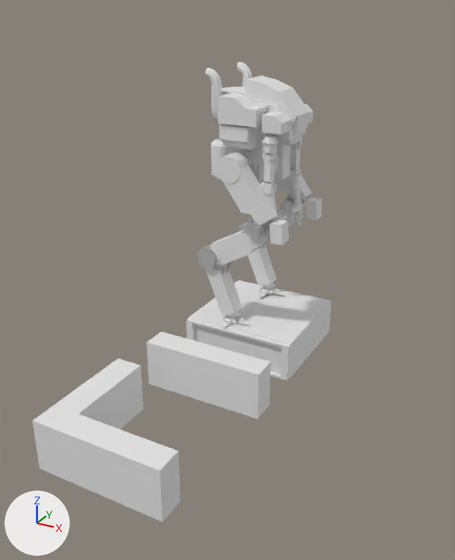
Before and after pictures for a commit that changed the Blender file BlenderAssets/FConMiddleSection.blend.
Both versions are drawn from a camera (50 mm lens) standing at (4.72, -6.91, 8.87) and looking at (-3.24, 7.57, 1.63). Every picture has the same lights, and +X, +Y and +Z are marked at lower left.

The older version as bpy lines, for what is in view:
```python
me_cube = bpy.data.meshes.new('Cube')
me_cube.from_pydata(...)  # 68 vertices, 66 faces; spans x -1.0..1.0, y -1.0..1.0, z -1.05..1.05
me_cube.materials.append(mat_material)  # white #e7e7e7
me_cube_002 = bpy.data.meshes.new('Cube.002')
me_cube_002.from_pydata(...)  # a box spanning x -1.0..1.0, y -1.0..1.0, z -1.0..1.0
me_cube_003 = bpy.data.meshes.new('Cube.003')
me_cube_003.from_pydata(...)  # 16 vertices, 14 faces; spans x -1.0..1.0, y -1.0..7.95, z -1.0..1.0
me_cylinder_007 = bpy.data.meshes.new('Cylinder.007')
me_cylinder_007.from_pydata(...)  # 2236 vertices, 1805 faces; spans x -1.3..1.45, y -1.42..0.95, z 0.0..6.15
ob_cube = bpy.data.objects.new('Cube', me_cube)
ob_cube.location = (-1.82, 6.85, 0.85)
ob_cube.scale = (1.45, 1.47, 0.477)
ob_cube_002 = bpy.data.objects.new('Cube.002', me_cube_002)
ob_cube_002.location = (-1.68, 3.76, 1.08)
ob_cube_002.scale = (1.45, 0.3, 0.57)
ob_cube_003 = bpy.data.objects.new('Cube.003', me_cube_003)
ob_cube_003.location = (-1.81, 0.25, 1.08)
ob_cube_003.scale = (1.45, 0.291, 0.57)
ob_skm_mech = bpy.data.objects.new('SKM_Mech', me_cylinder_007)
ob_skm_mech.location = (-2.12, 6.86, 1.4)
ob_skm_mech.rotation_euler = (0.00449, -0.0172, 1.545)  # degrees (0.3, -1, 89)
_m = ob_skm_mech.modifiers.new('Mirror', 'MIRROR')
_m.use_clip = True
```
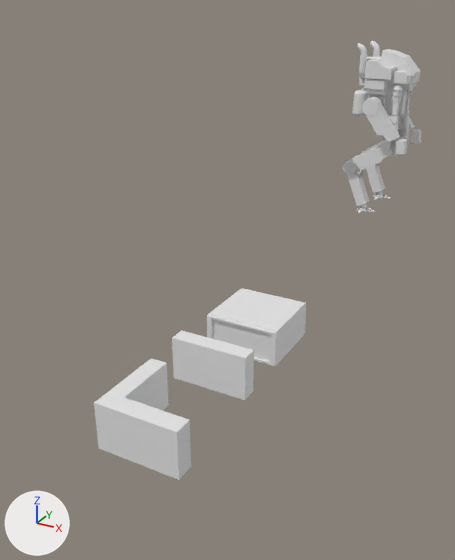
Boxes (x1, y1, x2, y2) around the edits, measured in the pictures (455 x 560 px):
'SKM_Mech', moved: before (196, 62, 322, 328); after (342, 41, 421, 213)
'Cube.003', moved, rescaled (34% narrower, 25% shorter): before (33, 359, 180, 522); after (94, 358, 191, 480)
'Cube', moved, rescaled (31% narrower, 22% shorter): before (186, 280, 331, 380); after (207, 288, 307, 366)
'Cube.002', moved, rescaled (34% narrower, 19% shorter): before (147, 332, 271, 419); after (172, 330, 254, 400)

Patch to the scene script:
```diff
--- a/BlenderAssets/FConMiddleSection.blend.py
+++ b/BlenderAssets/FConMiddleSection.blend.py
@@ ob_cube @@
 ob_cube = bpy.data.objects.new('Cube', me_cube)
-ob_cube.location = (-1.82, 6.85, 0.85)
-ob_cube.scale = (1.45, 1.47, 0.477)
+ob_cube.location = (-1.92, 6.85, 0.85)
+ob_cube.scale = (1.0, 1.0, 0.477)
@@ ob_skm_mech @@
 ob_skm_mech = bpy.data.objects.new('SKM_Mech', me_cylinder_007)
-ob_skm_mech.location = (-2.12, 6.86, 1.4)
+ob_skm_mech.location = (-2.12, 17.69, 1.4)
 ob_skm_mech.rotation_euler = (0.00449, -0.0172, 1.545)  # degrees (0.3, -1, 89)
@@ ob_cube_002 @@
 ob_cube_002 = bpy.data.objects.new('Cube.002', me_cube_002)
-ob_cube_002.location = (-1.68, 3.76, 1.08)
-ob_cube_002.scale = (1.45, 0.3, 0.57)
+ob_cube_002.location = (-1.93, 4.43, 0.89)
+ob_cube_002.scale = (1.0, 0.215, 0.57)
@@ ob_cube_003 @@
 ob_cube_003 = bpy.data.objects.new('Cube.003', me_cube_003)
-ob_cube_003.location = (-1.81, 0.25, 1.08)
-ob_cube_003.scale = (1.45, 0.291, 0.57)
+ob_cube_003.location = (-1.81, 1.4, 0.9)
+ob_cube_003.scale = (1.0, 0.224, 0.57)
```
